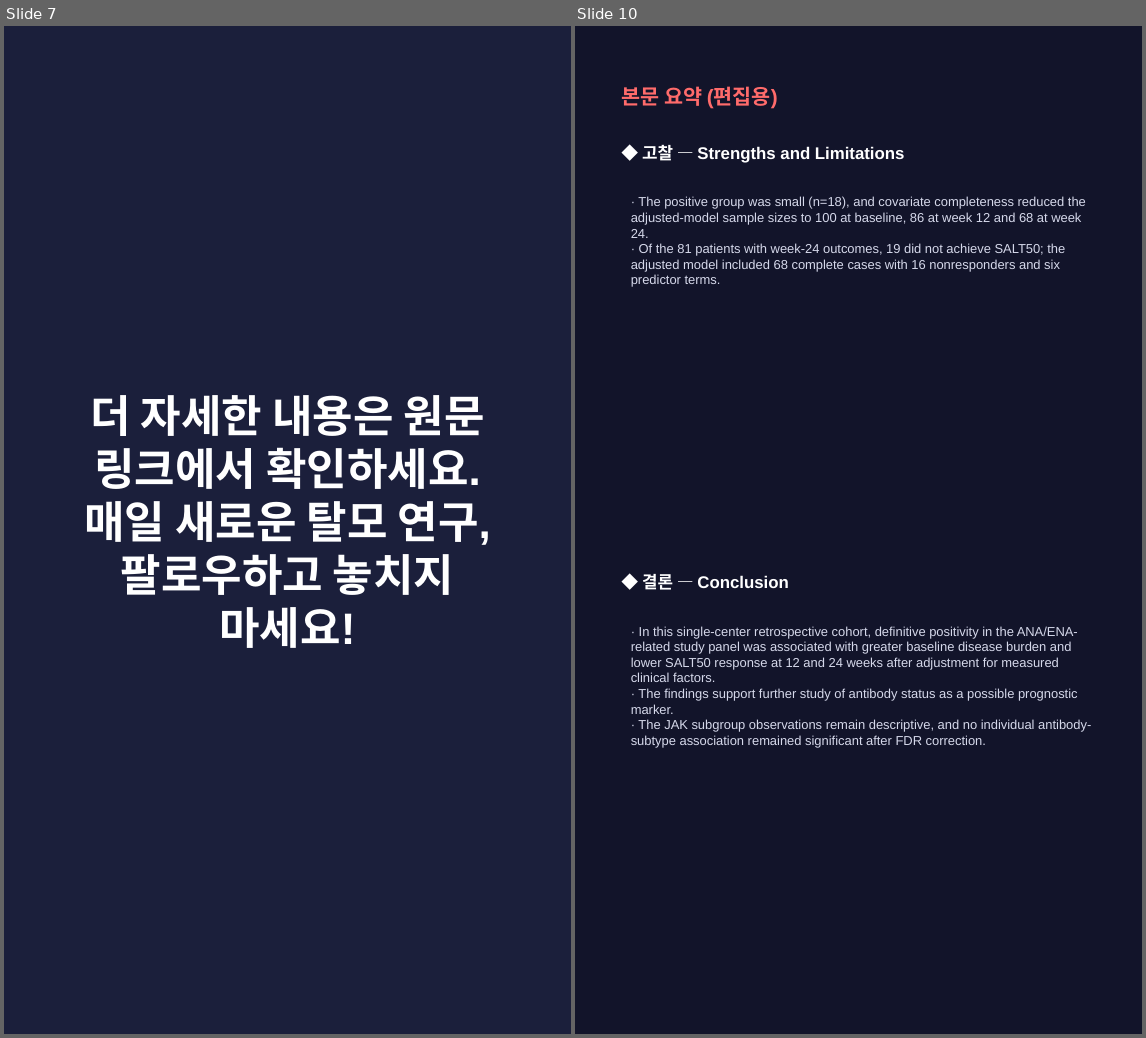
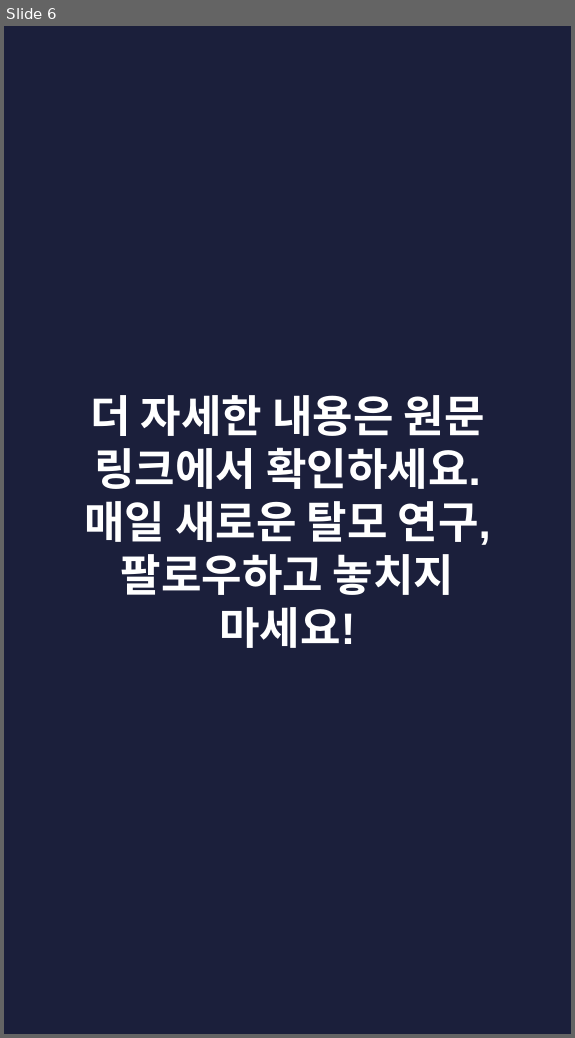
Before and after one commit to hyokang2010-BJ-ANTH/product-builder-test, a slide deck: pwa/data/latest/slides.pptx. Shown side by side, each under a label of ours: slides 7 and 10 before the commit, slide 6 after it; the slides between them are not shown. The pictures are 1146x1038 and 575x1038 pixels, drawn with LibreOffice and Linux fonts; fonts in the diff are those of the drawing. Boxes give left, top, right and bottom in pixels: in the first picture for what was removed or moved away, otherwise in the second. Text is boxed around its words. In the diff, an @@ line names an element or a change of style, - is before the commit and + after.

```diff
--- a/pwa/data/latest/slides.pptx
+++ b/pwa/data/latest/slides.pptx
@@ slide 10 removed at [575,26,1142,1034], background #12142A @@
@@ text removed at [621,86,778,109] @@
-본문 요약 (편집용)
@@ text removed at [642,145,905,163] @@
-◆ 고찰 — Strengths and Limitations
@@ text removed at [631,196,1086,287] @@
-· The positive group was small (n=18), and covariate completeness reduced the adjusted-model sample sizes to 100 at baseline, 86 at week 12 and 68 at week 24.
-· Of the 81 patients with week-24 outcomes, 19 did not achieve SALT50; the adjusted model included 68 complete cases with 16 nonresponders and six predictor terms.
@@ text removed at [642,574,788,590] @@
-◆ 결론 — Conclusion
@@ text removed at [631,626,1091,748] @@
-· In this single-center retrospective cohort, definitive positivity in the ANA/ENA-related study panel was associated with greater baseline disease burden and lower SALT50 response at 12 and 24 weeks after adjustment for measured clinical factors.
-· The findings support further study of antibody status as a possible prognostic marker.
-· The JAK subgroup observations remain descriptive, and no individual antibody-subtype association remained significant after FDR correction.
@@ what was slide 7 is now slide 6 @@
```
Also in this commit, not shown: 2 slides changed, 4 slides added, 6 other slides removed, 27 other files.
